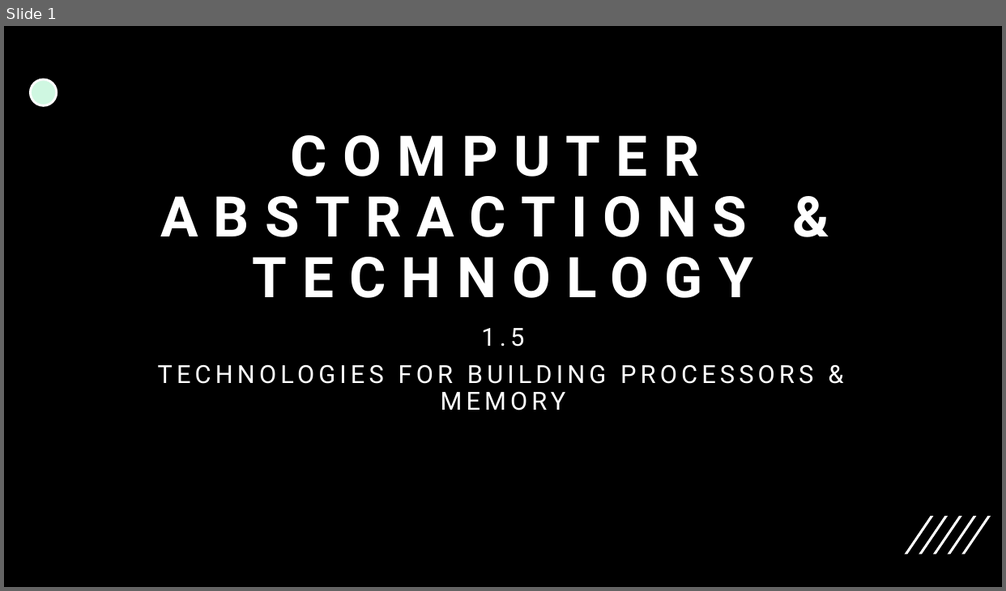
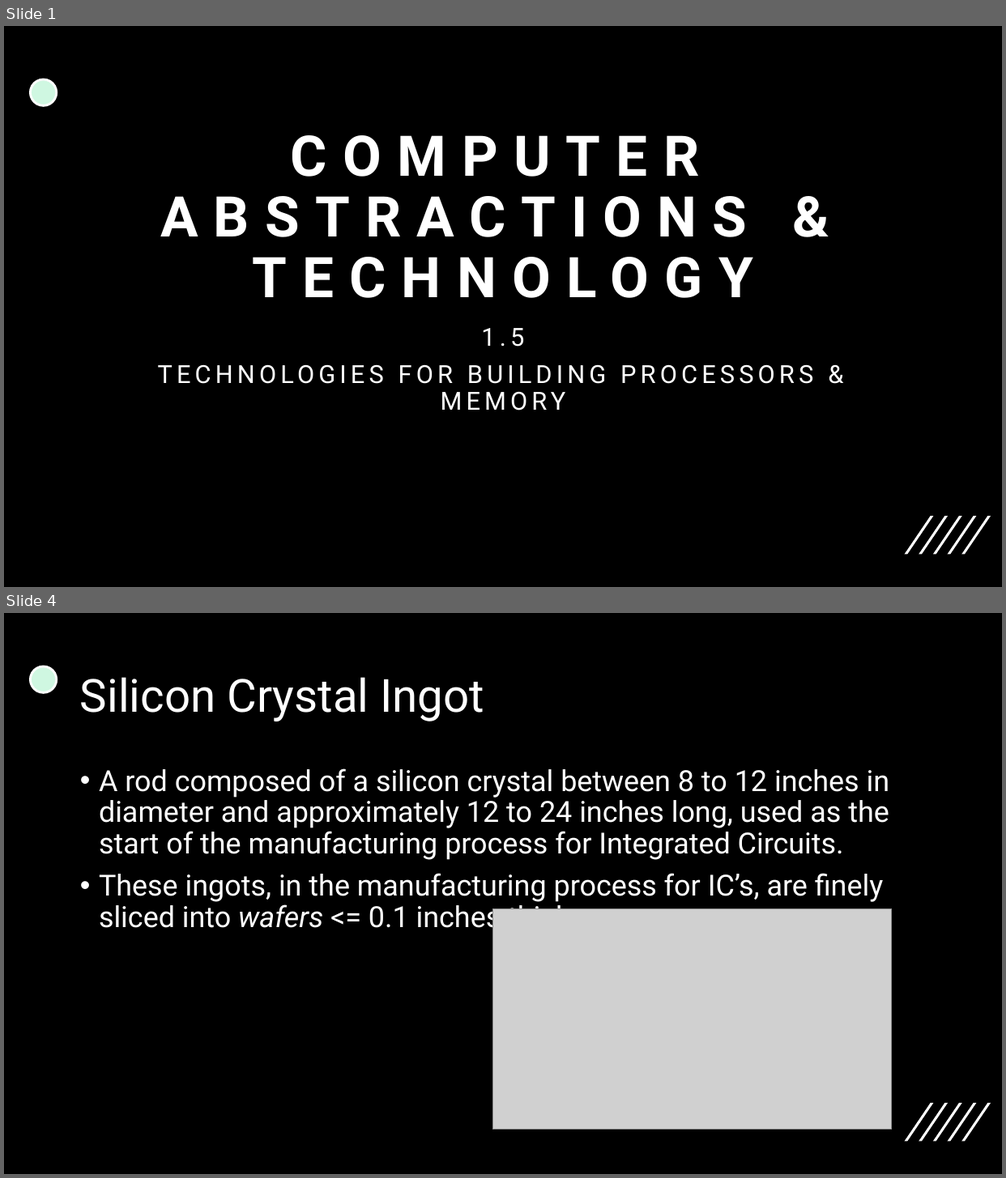
Before and after one commit to 00bayz/csci370_presentations, a slide deck: csci370_ch1_presentation.pptx. Shown one above the other, each under a label of ours: slide 1 before the commit, slides 1 and 4 after it; the slides between them are not shown. The pictures are 1006x591 and 1006x1178 pixels, drawn with LibreOffice and Linux fonts; fonts in the diff are those of the drawing; grey boxes stand for pictures. Boxes give left, top, right and bottom in pixels: in the first picture for what was removed or moved away, otherwise in the second. Text is boxed around its words. In the diff, an @@ line names an element or a change of style, - is before the commit and + after.

```diff
--- a/csci370_ch1_presentation.pptx
+++ b/csci370_ch1_presentation.pptx
@@ slide 4 added at <box>4,613,1002,1174</box>, background #000000; not listed: 6 template elements that a slide beside it also shows @@
@@ title added at <box>80,677,484,722</box>, 44 pt, text #FFFFFF @@
+Silicon Crystal Ingot
@@ text added at <box>99,769,890,935</box>, 28 pt, text #FFFFFF @@
+• A rod composed of a silicon crystal between 8 to 12 inches in diameter and approximately 12 to 24 inches long, used as the start of the manufacturing process for Integrated Circuits.
+• These ingots, in the manufacturing process for IC’s, are finely sliced into wafers <= 0.1 inches thick.
@@ picture added at <box>493,909,892,1130</box> @@
```
Also in this commit, not shown: 7 other slides added.
